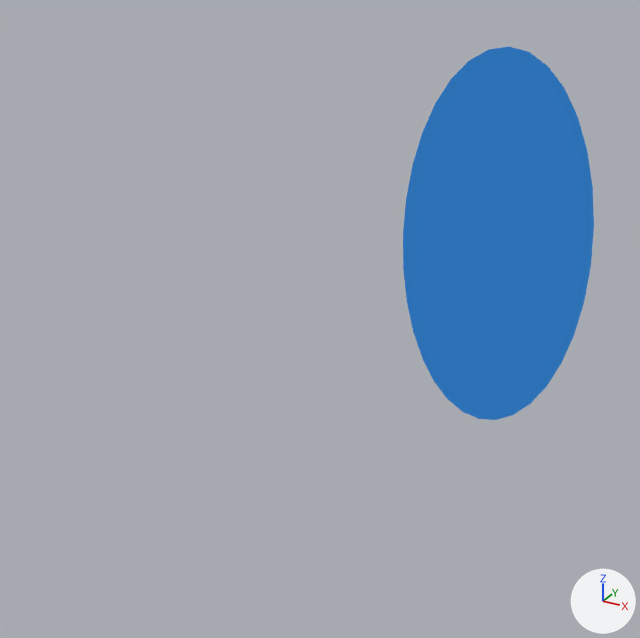
The Blender file 01 - Models/fb_abstract_portal.blend: old version first, new version second.
Both versions are drawn from a 50 mm lens placed at (5.23, -16.85, 6.0), pointed at (-0.7, -6.08, 0.62). Lighting does not change. The marker at lower right points along +X, +Y and +Z.
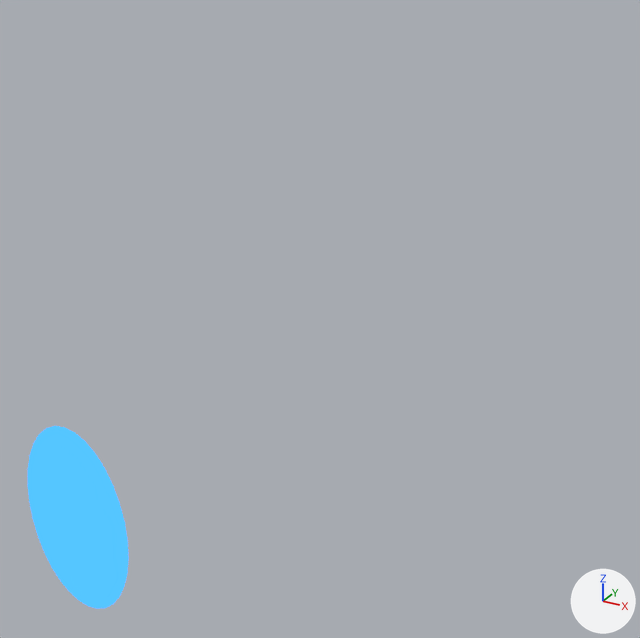
What the commit changed:
Material 'Material.001' (mat_material_001) is now built by emission_material('Material.001') instead of diffuse_material('Material.001').
In material 'Material.001' (mat_material_001), strength is now set to 2.0.
Object 'Circle' (ob_circle) moves from (0.0, 0.0, 0.0) to (0.0, -12.0, 1.0).
Object 'Circle' (ob_circle) is rescaled from (2.0, 4.0, 1.0) to (0.6, 1.0, 1.0).

Boxes (x1, y1, x2, y2) around the edits, measured in the pictures (640 x 638 px):
'Circle', recoloured, moved, rescaled (47% narrower, 51% shorter)
    before: (403, 47, 594, 420)
    after: (28, 426, 129, 609)
